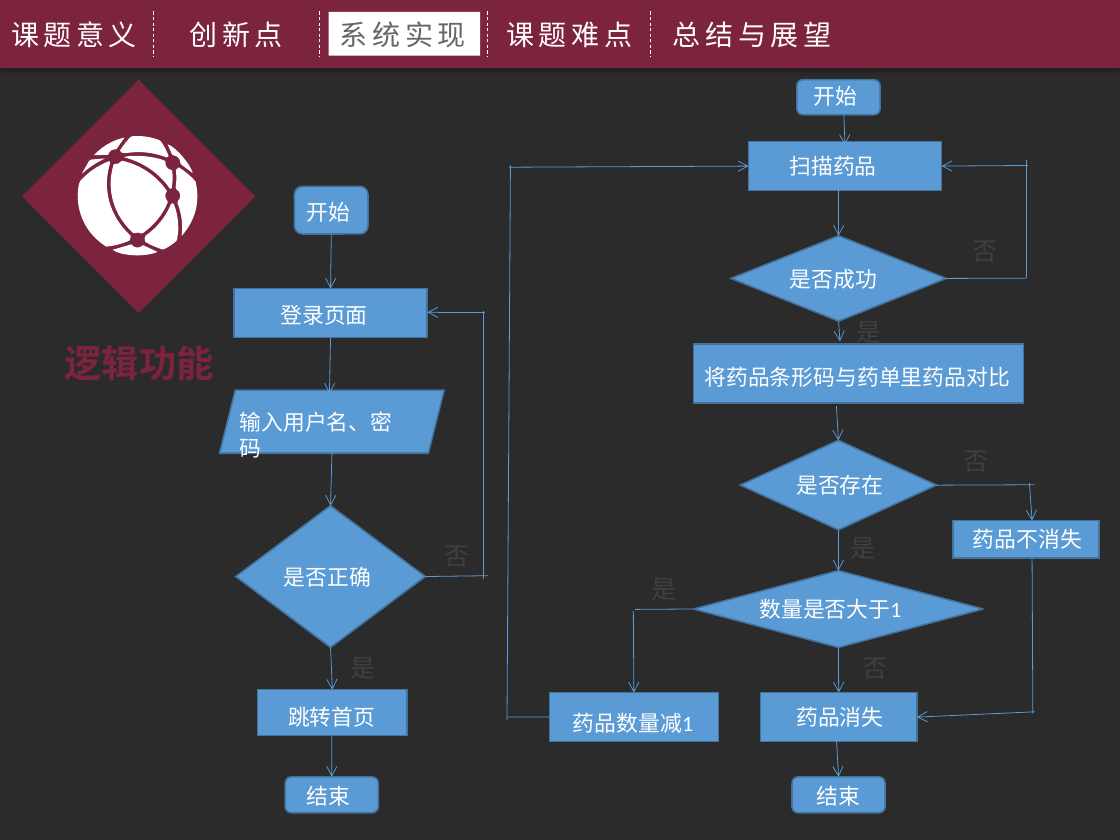
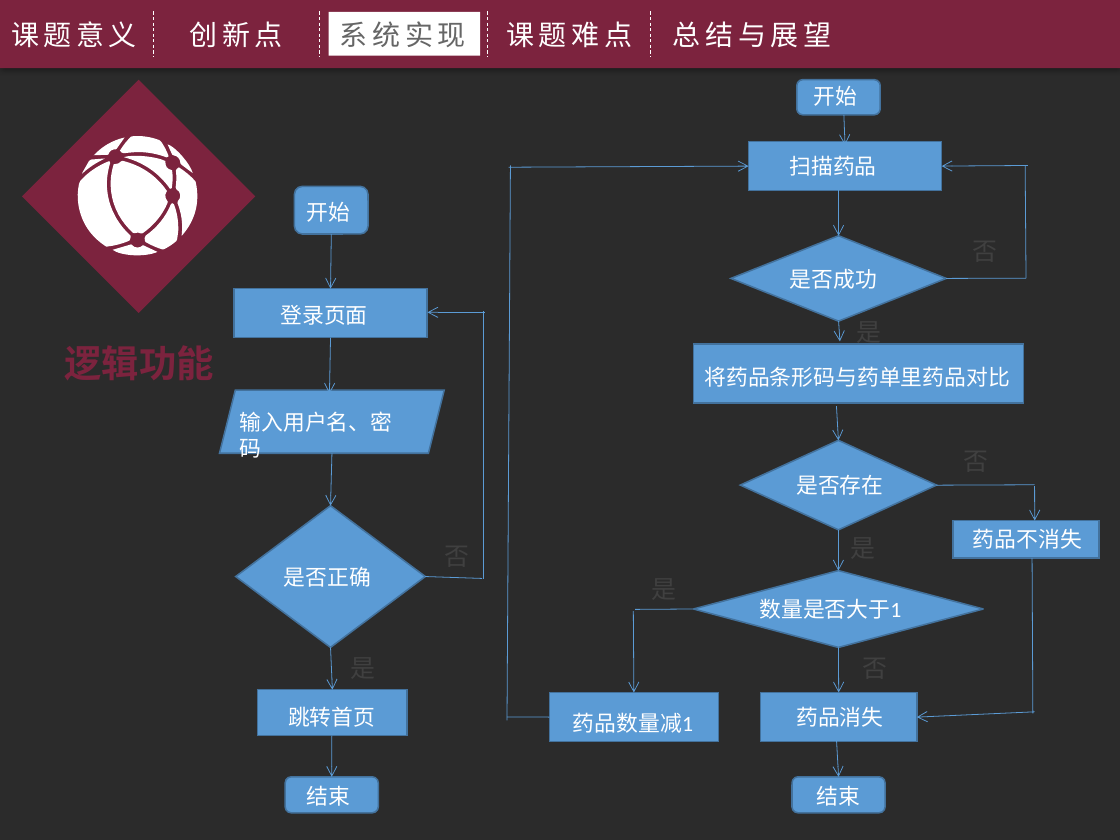
Before and after one commit to wangcherry/2016GraduationThesis, a slide deck: slide 11 of wangying/毕业答辩--王英.pptx (slide 10 before the commit). Drawn at 1120x840 pixels with LibreOffice and Linux fonts; fonts in the diff are those of the drawing; background and template pictures are left out; a plain dark background stands for a picture behind light text. Boxes give left, top, right and bottom in pixels: in the first picture for what was removed or moved away, otherwise in the second. Text is boxed around its words. In the diff, an @@ line names an element or a change of style, - is before the commit and + after.

```diff
--- a/wangying/毕业答辩--王英.pptx
+++ b/wangying/毕业答辩--王英.pptx
@@ line moved from (1026, 278) - (1026, 160) to (1026, 278) - (1025, 166) @@
@@ arrow moved from (1029, 483) - (1033, 521) to (1035, 486) - (1035, 521) @@
@@ line moved from (426, 577) - (488, 576) to (426, 577) - (483, 578) @@
```
Also in this commit, not shown: 8 other slides changed, 8 other files.
